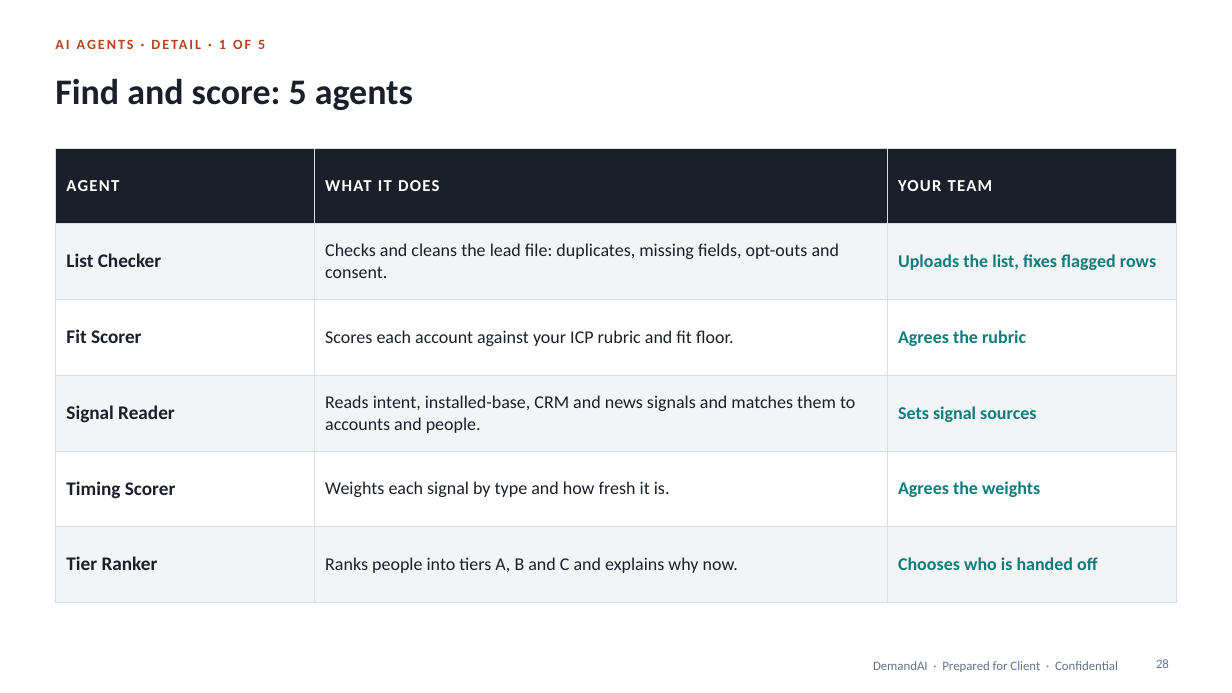
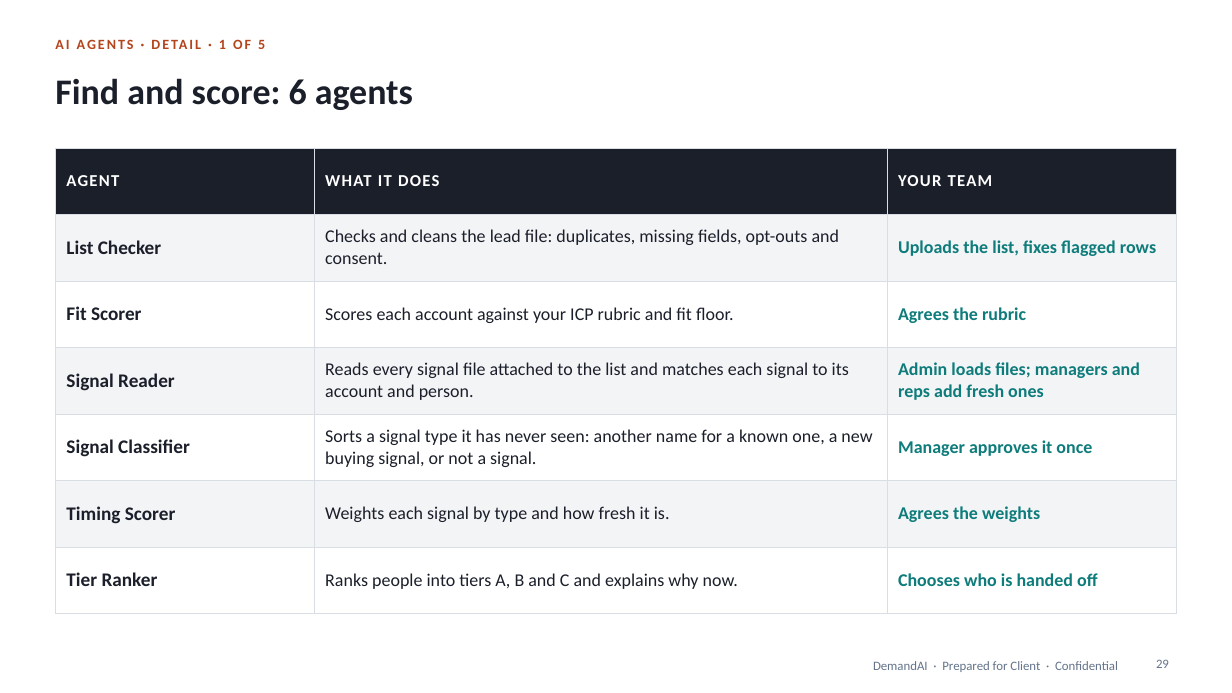
Before and after one commit to shantanusharma-commits/Demand-AI---POC, a slide deck: slide 29 of proposal/DemandAI_Pilot_Proposal.pptx (slide 28 before the commit). Drawn at 1232x693 pixels with LibreOffice and Linux fonts; fonts in the diff are those of the drawing. Boxes give left, top, right and bottom in pixels: in the first picture for what was removed or moved away, otherwise in the second. Text is boxed around its words. In the diff, an @@ line names an element or a change of style, - is before the commit and + after.

```diff
--- a/proposal/DemandAI_Pilot_Proposal.pptx
+++ b/proposal/DemandAI_Pilot_Proposal.pptx
@@ title at bbox=[55, 78, 413, 110]: text changed @@
-Find and score: 5 agents
+Find and score: 6 agents
@@ table at bbox=[55, 148, 1177, 593] @@
-row 4: Signal Reader | Reads intent, installed-base, CRM and news signals and matches them to accounts and people. | Sets signal sources
+row 4: Signal Reader | Reads every signal file attached to the list and matches each signal to its account and person. | Admin loads files; managers and reps add fresh ones
+row 5: Signal Classifier | Sorts a signal type it has never seen: another name for a known one, a new buying signal, or not a signal. | Manager approves it once
@@ page number at bbox=[1156, 659, 1169, 668]: text changed @@
-28
+29
```
Also in this commit, not shown: 11 other slides changed, 1 slide added, 1 other file.
